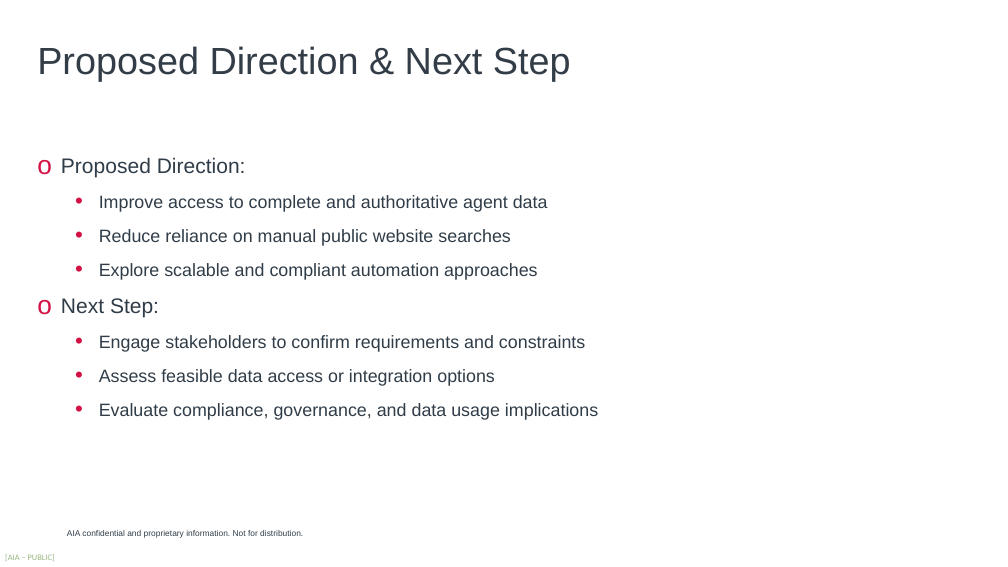
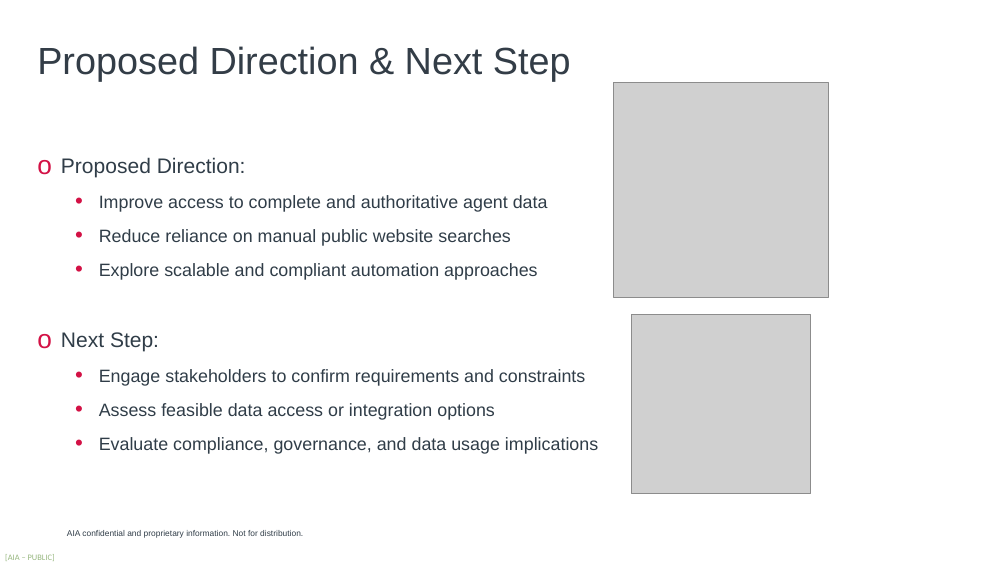
Before and after one commit to harrysokool/AIA-work, a slide deck: slide 6 of powerpoint/fetch_agent-draft.pptx (slide 5 before the commit). Drawn at 1008x567 pixels with LibreOffice and Linux fonts; fonts in the diff are those of the drawing; grey boxes stand for pictures; background and template pictures are left out. Boxes give left, top, right and bottom in pixels: in the first picture for what was removed or moved away, otherwise in the second. Text is boxed around its words. In the diff, an @@ line names an element or a change of style, - is before the commit and + after.

```diff
--- a/powerpoint/fetch_agent-draft.pptx
+++ b/powerpoint/fetch_agent-draft.pptx
@@ picture added at <box>614,82,829,297</box> @@
@@ text "Proposed Direction:" rewrapped from <box>61,157,598,420</box> to <box>61,157,598,454</box> @@
@@ picture added at <box>631,315,811,495</box> @@
```
Also in this commit, not shown: 4 other slides changed, 1 slide added, 3 other files.
